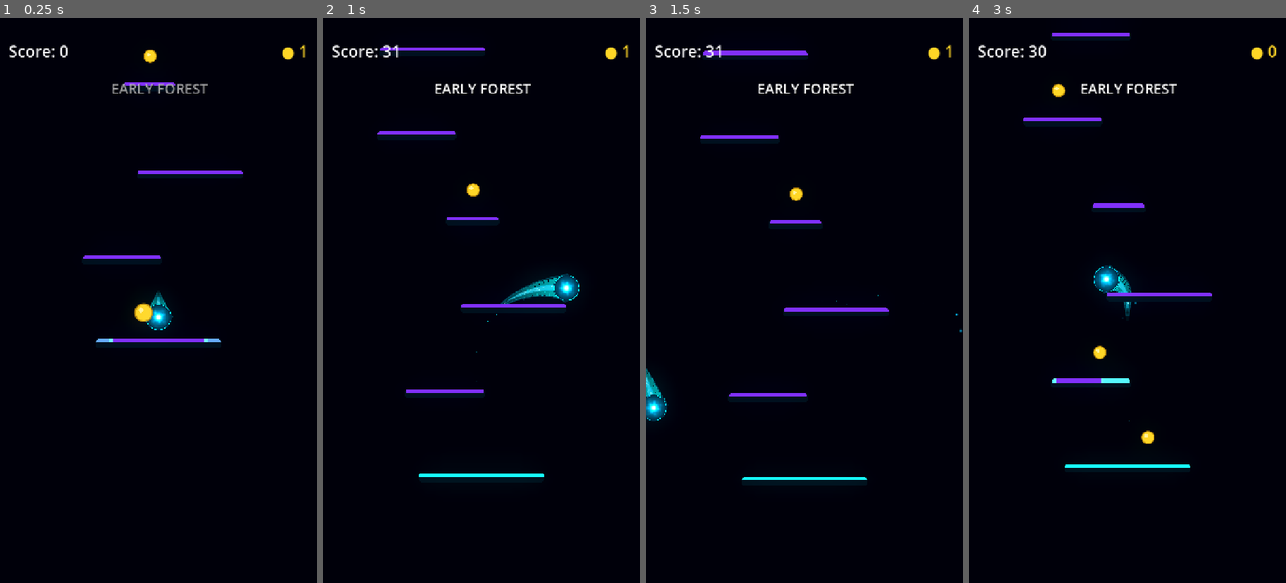
Above: before the commit, frames 1-4 (left to right).
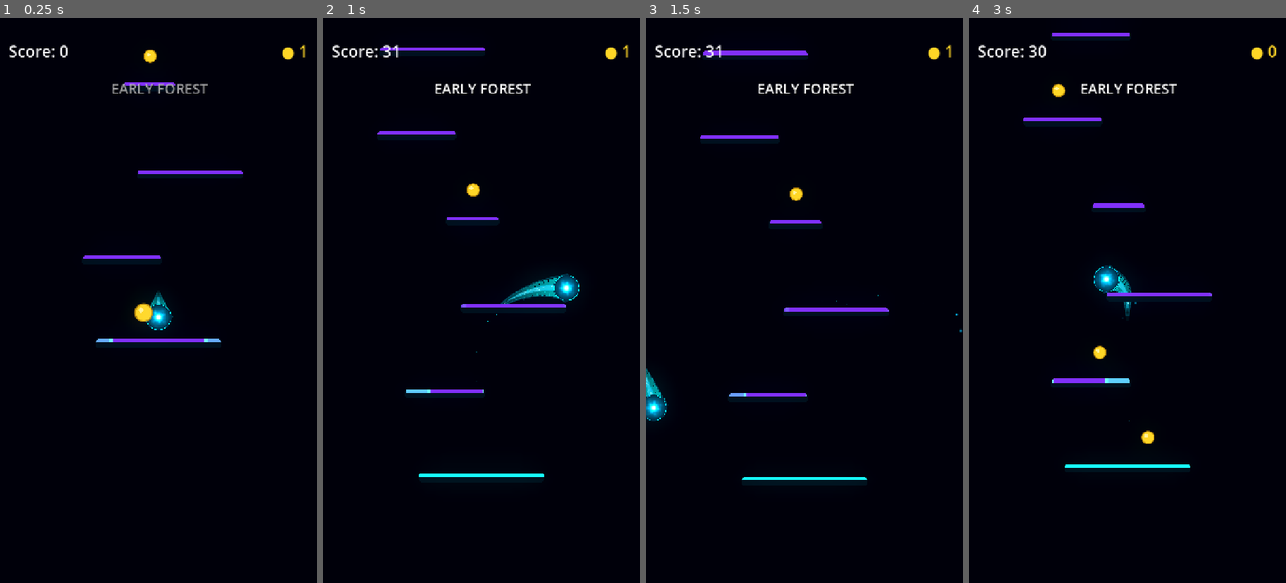
Above: after the commit, the same moments.

Repository: Kryodo/TowerJump
Game: Godot game, scene res://scenes/main.tscn
The game is run twice, just before and just after one commit, with the same random seed, the same clock (stepped at 60 frames per second) and the same inputs.
Inputs (mouse positions are in pixels of both pictures, inside the frame that each line leads up to):
- Up to frame 1 (0.25 s): no input
- Up to frame 2 (1 s): move the mouse to (551, 272) at 0.52 s; hold Right (ui_right) from 0.53 s (still down); click (551, 272) at 0.67 s
- Up to frame 3 (1.5 s): release Right (ui_right) at 1.25 s; drag from (741, 328) to (794, 193) at 1.27 s
- Up to frame 4 (3 s): click "Nochmal spielen" at 2 s; move the mouse to (1159, 176) at 2.77 s; hold Left (ui_left) from 2.78 s (still down)

Frame 1 is identical in both runs. In frame 2, less than 0.1% of the frame differs, in the area x 26-77%, y 50-67%; in frame 3, less than 0.1%; in frame 4, less than 0.1%, in the area x 26-51%, y 63-65%.
Error after the commit: Invalid access to property or key 'platform' on a base object of type 'Dictionary'. (res://scripts/platform.gd:258)

Commit message:
Polish landing feedback prediction and target acquisition

Diff:
--- a/scripts/platform.gd
+++ b/scripts/platform.gd
@@ -39,8 +39,21 @@
 # This keeps tiny prediction changes from making different platforms fight over
 # the same neon sequence.
 const LANDING_FEEDBACK_TARGET_META := "_towerjump_landing_feedback_target"
+const TARGET_SWITCH_CANDIDATE_META := "_towerjump_landing_feedback_switch_candidate"
+const TARGET_SWITCH_CANDIDATE_SINCE_META := "_towerjump_landing_feedback_switch_candidate_since"
+const TARGET_LOSS_SINCE_META := "_towerjump_landing_feedback_target_loss_since"
+
 const TARGET_SWITCH_DY_MARGIN := 36.0
+const TARGET_SWITCH_CONFIRM_TIME := 0.09
+const TARGET_LOSS_GRACE_TIME := 0.18
 const RETRACT_RATE_MULTIPLIER := 0.90
+
+# Prediction is visual guidance only. The ball's real collision geometry remains
+# the gameplay source of truth in ball.gd.
+const PREDICTION_EXTRA_MARGIN_MIN := 6.0
+const PREDICTION_EXTRA_MARGIN_MAX := 18.0
+const EDGE_VISUAL_MARGIN := 0.035
+const MAX_PRELANDING_PROGRESS := 0.995
 
 var platform_type: PlatformType = PlatformType.NORMAL
 
@@ -264,7 +277,10 @@
 		return
 
 	if predicted_target == self and not prediction.is_empty():
-		_set_approach_target_x(float(prediction["predicted_x"]))
+		_set_approach_target_x(
+			float(prediction["guidance_x"]),
+			float(prediction.get("edge_factor", 0.0))
+		)
 
 	_neon_edge.set_instance_shader_parameter(
 		"approach_charge",
@@ -281,8 +297,9 @@
 	delta: float
 ) -> void:
 	if predicted_target == self:
-		# Re-acquiring the same platform never resets the timeline. This is the
-		# key difference from the old restart-on-target-loss behavior.
+		# Re-acquiring the same platform never resets the timeline. A very short
+		# reachability grace period also prevents a single noisy prediction frame
+		# from making the neon sequence panic-retract.
 		if _approach_target != self:
 			_approach_target = self
 			_approach_speed_rate = 0.0
@@ -370,7 +387,7 @@
 
 	_approach_progress = minf(
 		_approach_progress + _approach_speed_rate * delta,
-		0.999
+		MAX_PRELANDING_PROGRESS
 	)
 
 func _approach_charge() -> float:
@@ -388,8 +405,8 @@
 		return 0.70 + 0.10 * smoothstep(0.0, 1.0, (progress - 0.70) / 0.10)
 	return 0.80 + 0.20 * smoothstep(0.0, 1.0, (progress - 0.80) / 0.20)
 
-func _set_approach_target_x(predicted_x: float) -> void:
-	var local_x: float = predicted_x - global_position.x
+func _set_approach_target_x(guidance_x: float, edge_factor: float = 0.0) -> void:
+	var local_x: float = guidance_x - global_position.x
 	var screen_width: float = float(get_viewport_rect().size.x)
 
 	if screen_width > 0.0:
@@ -398,10 +415,15 @@
 		elif local_x < -screen_width * 0.5:
 			local_x += screen_width
 
+	var base_margin := _visual_target_margin()
+	# Edge predictions are allowed to visually approach the actual corridor
+	# instead of being hard-clamped into the same interior zone as a centered hit.
+	var visual_margin := lerpf(base_margin, EDGE_VISUAL_MARGIN, clampf(edge_factor, 0.0, 1.0))
+
 	_approach_target_x = clampf(
 		(local_x + half_width()) / (width * width_scale),
-		_visual_target_margin(),
-		1.0 - _visual_target_margin()
+		visual_margin,
+		1.0 - visual_margin
 	)
 
 func _visual_target_margin() -> float:
@@ -430,40 +452,198 @@
 		)
 
 		if not current_prediction.is_empty():
+			ball.set_meta(TARGET_LOSS_SINCE_META, 0)
 			if best_prediction.is_empty():
 				return current_prediction
 
 			var best_target := best_prediction["platform"] as Node2D
 			if best_target == stable_target:
+				ball.set_meta(TARGET_SWITCH_CANDIDATE_META, null)
+				ball.set_meta(TARGET_SWITCH_CANDIDATE_SINCE_META, 0)
 				return current_prediction
 
 			var current_dy: float = stable_target.global_position.y - ball.global_position.y
 			var best_dy: float = best_target.global_position.y - ball.global_position.y
 
-			# Keep the existing target unless another platform is clearly
-			# better. This hysteresis stops tiny prediction changes from
-			# swapping the neon target and restarting the visual story.
-			if best_dy >= current_dy - TARGET_SWITCH_DY_MARGIN:
+			# Keep the existing target unless another platform is clearly better.
+		# A real-time confirmation delay prevents rapid target swaps during
+			# aggressive left/right steering.
+			if best_dy < current_dy - TARGET_SWITCH_DY_MARGIN:
+				var candidate := ball.get_meta(
+					TARGET_SWITCH_CANDIDATE_META,
+					null
+				) as Node2D
+				if candidate != best_target:
+					ball.set_meta(TARGET_SWITCH_CANDIDATE_META, best_target)
+					ball.set_meta(
+						TARGET_SWITCH_CANDIDATE_SINCE_META,
+						Time.get_ticks_msec()
+					)
+					return current_prediction
+
+				var since_ms: int = int(ball.get_meta(
+					TARGET_SWITCH_CANDIDATE_SINCE_META,
+					0
+				))
+				if since_ms > 0:
+					var elapsed: float = (Time.get_ticks_msec() - since_ms) / 1000.0
+					if elapsed >= TARGET_SWITCH_CONFIRM_TIME:
+						ball.set_meta(
+							LANDING_FEEDBACK_TARGET_META,
+							best_target
+						)
+						ball.set_meta(TARGET_SWITCH_CANDIDATE_META, null)
+						ball.set_meta(TARGET_SWITCH_CANDIDATE_SINCE_META, 0)
+						return best_prediction
+
 				return current_prediction
+
+			ball.set_meta(TARGET_SWITCH_CANDIDATE_META, null)
+			ball.set_meta(TARGET_SWITCH_CANDIDATE_SINCE_META, 0)
+			return current_prediction
+
+		# The current target briefly fell outside the prediction/reachability
+		# corridor. Hold the target for a tiny grace window instead of instantly
+		# resetting it. This is especially useful on narrow edge landings.
+		var loss_since_ms: int = int(ball.get_meta(TARGET_LOSS_SINCE_META, 0))
+		if loss_since_ms <= 0:
+			ball.set_meta(TARGET_LOSS_SINCE_META, Time.get_ticks_msec())
+			loss_since_ms = int(ball.get_meta(TARGET_LOSS_SINCE_META, 0))
+
+		var loss_elapsed: float = (Time.get_ticks_msec() - loss_since_ms) / 1000.0
+		if loss_elapsed <= TARGET_LOSS_GRACE_TIME:
+			var held_prediction := _get_vertical_platform_prediction(
+				ball,
+				stable_target
+			)
+			if not held_prediction.is_empty():
+				held_prediction["soft_lock"] = true
+				return held_prediction
+
+	ball.set_meta(TARGET_LOSS_SINCE_META, 0)
 
 	if not best_prediction.is_empty():
 		ball.set_meta(
 			LANDING_FEEDBACK_TARGET_META,
 			best_prediction["platform"]
 		)
+		ball.set_meta(TARGET_SWITCH_CANDIDATE_META, null)
+		ball.set_meta(TARGET_SWITCH_CANDIDATE_SINCE_META, 0)
 	else:
 		ball.set_meta(LANDING_FEEDBACK_TARGET_META, null)
 
 	return best_prediction
 
 func _get_platform_prediction(
+	ball: CharacterBody2D,
+	platform: Node2D
+) -> Dictionary:
+	var vertical_prediction := _get_vertical_platform_prediction(ball, platform)
+	if vertical_prediction.is_empty():
+		return {}
+
+	var time_to_land: float = float(vertical_prediction["time_to_land"])
+	var screen_width: float = float(get_viewport_rect().size.x)
+	var platform_half_width: float = float(platform.call("half_width"))
+
+	# The physical ball radius is part of the visual landing corridor. This
+	# does NOT change the collision shape or gameplay; it only stops the
+	# prediction from treating valid edge contact as a dead zone.
+	var narrow_factor: float = 1.0 - clampf(
+		inverse_lerp(100.0, 320.0, platform_half_width * 2.0),
+		0.0,
+		1.0
+	)
+	var steering_factor: float = 0.0
+	if float(ball.max_horizontal_speed) > 0.0:
+		steering_factor = clampf(
+			absf(float(ball.velocity.x)) / float(ball.max_horizontal_speed),
+			0.0,
+			1.0
+		)
+
+	var challenge_factor: float = maxf(narrow_factor, steering_factor)
+	var landing_margin: float = float(ball.radius) + lerpf(
+		PREDICTION_EXTRA_MARGIN_MIN,
+		PREDICTION_EXTRA_MARGIN_MAX,
+		challenge_factor
+	)
+
+	var predicted_x_unwrapped: float = float(vertical_prediction["predicted_x_unwrapped"])
+	var predicted_x: float = _wrap_x(predicted_x_unwrapped, screen_width)
+
+	var reachability := _get_horizontal_reachability(
+		ball,
+		time_to_land
+	)
+
+	# Accept either the current ballistic prediction OR any horizontally
+	# reachable overlap with the platform corridor. This gives aggressive
+	# cross-screen steering enough time to acquire the platform before the
+	# single-point prediction has caught up.
+	var overlap := _find_reachable_platform_overlap(
+		predicted_x_unwrapped,
+		float(reachability["min_x"]),
+		float(reachability["max_x"]),
+		platform.global_position.x,
+		platform_half_width + landing_margin,
+		screen_width
+	)
+
+	if not overlap["valid"]:
+		return {}
+
+	var guidance_unwrapped: float = float(overlap["guidance_x"])
+	var guidance_x: float = _wrap_x(guidance_unwrapped, screen_width)
+
+	var local_x: float = _shortest_local_x(
+		guidance_x,
+		platform.global_position.x,
+		screen_width
+	)
+
+	var edge_factor := 0.0
+	if platform_half_width > 0.0:
+		edge_factor = clampf(
+			inverse_lerp(
+				platform_half_width * 0.20,
+				platform_half_width,
+				absf(local_x)
+			),
+			0.0,
+			1.0
+		)
+
+	var guidance_delta: float = absf(guidance_unwrapped - predicted_x_unwrapped)
+	var steering_guidance_factor := 0.0
+	if screen_width > 0.0:
+		steering_guidance_factor = clampf(
+			guidance_delta / (screen_width * 0.5),
+			0.0,
+			1.0
+		)
+
+	return {
+		"platform": platform,
+		"time_to_land": time_to_land,
+		"predicted_x": predicted_x,
+		"predicted_x_unwrapped": predicted_x_unwrapped,
+		"guidance_x": guidance_x,
+		"guidance_x_unwrapped": guidance_unwrapped,
+		"local_x": local_x,
+		"edge_factor": edge_factor,
+		"steering_factor": maxf(steering_factor, steering_guidance_factor),
+		"reachable_min_x": reachability["min_x"],
+		"reachable_max_x": reachability["max_x"],
+	}
+
+func _get_vertical_platform_prediction(
 	ball: CharacterBody2D,
 	platform: Node2D
 ) -> Dictionary:
 	var g: float = float(ball.gravity)
 	var vy: float = float(ball.velocity.y)
 	var platform_dy: float = platform.global_position.y - ball.global_position.y
-	var screen_width: float = float(get_viewport_rect().size.x)
 
 	if g <= 0.0 or platform_dy <= 0.0:
 		return {}
@@ -479,30 +659,147 @@
 	if time_to_land <= 0.0:
 		return {}
 
-	var predicted_x: float = ball.global_position.x + ball.velocity.x * time_to_land
-	if screen_width > 0.0:
-		predicted_x = fmod(predicted_x, screen_width)
-		if predicted_x < 0.0:
-			predicted_x += screen_width
-
-	var local_x: float = predicted_x - platform.global_position.x
+	return {
+		"time_to_land": time_to_land,
+		"predicted_x_unwrapped": ball.global_position.x + ball.velocity.x * time_to_land,
+	}
+
+func _wrap_x(x: float, screen_width: float) -> float:
+	if screen_width <= 0.0:
+		return x
+
+	var wrapped := fmod(x, screen_width)
+	if wrapped < 0.0:
+		wrapped += screen_width
+	return wrapped
+
+func _shortest_local_x(
+	world_x: float,
+	platform_x: float,
+	screen_width: float
+) -> float:
+	var local_x := world_x - platform_x
 	if screen_width > 0.0:
 		if local_x > screen_width * 0.5:
 			local_x -= screen_width
 		elif local_x < -screen_width * 0.5:
 			local_x += screen_width
-
-	var platform_half_width: float = float(platform.call("half_width"))
-	var landing_margin: float = 24.0
-
-	if absf(local_x) > platform_half_width + landing_margin:
-		return {}
+	return local_x
+
+func _extreme_horizontal_displacement(
+	initial_velocity: float,
+	duration: float,
+	direction: float,
+	max_speed: float,
+	acceleration: float
+) -> float:
+	if duration <= 0.0:
+		return 0.0
+
+	if acceleration <= 0.0 or max_speed <= 0.0:
+		return initial_velocity * duration
+
+	var target_speed := direction * max_speed
+	var delta_v := target_speed - initial_velocity
+
+	if absf(delta_v) <= 0.0001:
+		return target_speed * duration
+
+	var reach_time := absf(delta_v) / acceleration
+	var sign_accel := signf(delta_v)
+
+	if reach_time >= duration:
+		return (
+			initial_velocity * duration
+			+ 0.5 * sign_accel * acceleration * duration * duration
+		)
+
+	return (
+		initial_velocity * reach_time
+		+ 0.5 * sign_accel * acceleration * reach_time * reach_time
+		+ target_speed * (duration - reach_time)
+	)
+
+func _get_horizontal_reachability(
+	ball: CharacterBody2D,
+	duration: float
+) -> Dictionary:
+	var min_displacement := _extreme_horizontal_displacement(
+		float(ball.velocity.x),
+		duration,
+		-1.0,
+		float(ball.max_horizontal_speed),
+		float(ball.horizontal_acceleration)
+	)
+	var max_displacement := _extreme_horizontal_displacement(
+		float(ball.velocity.x),
+		duration,
+		1.0,
+		float(ball.max_horizontal_speed),
+		float(ball.horizontal_acceleration)
+	)
 
 	return {
-		"platform": platform,
-		"time_to_land": time_to_land,
-		"predicted_x": predicted_x,
-		"local_x": local_x,
+		"min_x": ball.global_position.x + min_displacement,
+		"max_x": ball.global_position.x + max_displacement,
+	}
+
+func _find_reachable_platform_overlap(
+	predicted_x_unwrapped: float,
+	reach_min_x: float,
+	reach_max_x: float,
+	platform_x: float,
+	corridor_half_width: float,
+	screen_width: float
+) -> Dictionary:
+	if screen_width <= 0.0:
+		var direct_min := platform_x - corridor_half_width
+		var direct_max := platform_x + corridor_half_width
+		if direct_max < reach_min_x or direct_min > reach_max_x:
+			return {"valid": false}
+		return {
+			"valid": true,
+			"guidance_x": clampf(predicted_x_unwrapped, direct_min, direct_max),
+		}
+
+	var start_copy := int(floor(reach_min_x / screen_width)) - 2
+	var end_copy := int(ceil(reach_max_x / screen_width)) + 2
+
+	var best_distance := INF
+	var best_guidance := predicted_x_unwrapped
+	var found := false
+
+	for copy_index in range(start_copy, end_copy + 1):
+		var center_x := platform_x + float(copy_index) * screen_width
+		var corridor_min := center_x - corridor_half_width
+		var corridor_max := center_x + corridor_half_width
+
+		if corridor_max < reach_min_x or corridor_min > reach_max_x:
+			continue
+
+		var overlap_min := maxf(corridor_min, reach_min_x)
+		var overlap_max := minf(corridor_max, reach_max_x)
+		if overlap_min > overlap_max:
+			continue
+
+		var guidance_x := clampf(
+			predicted_x_unwrapped,
+			overlap_min,
+			overlap_max
+		)
+		var distance := absf(guidance_x - predicted_x_unwrapped)
+
+		if not found or distance < best_distance:
+			found = true
+			best_distance = distance
+			best_guidance = guidance_x
+
+	if not found:
+		return {"valid": false}
+
+	return {
+		"valid": true,
+		"guidance_x": best_guidance,
 	}
 
 func _get_best_landing_prediction(ball: CharacterBody2D) -> Dictionary:
